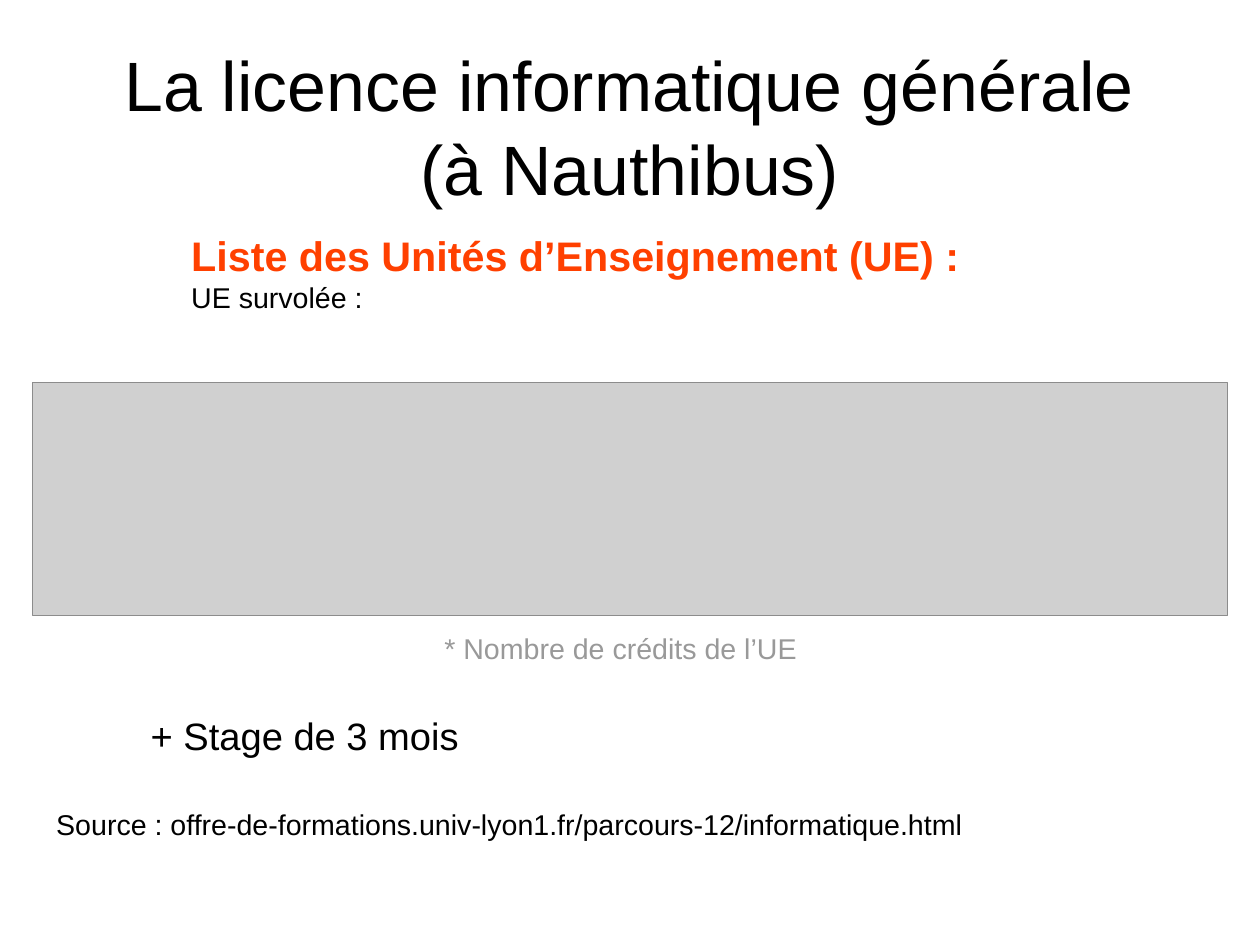
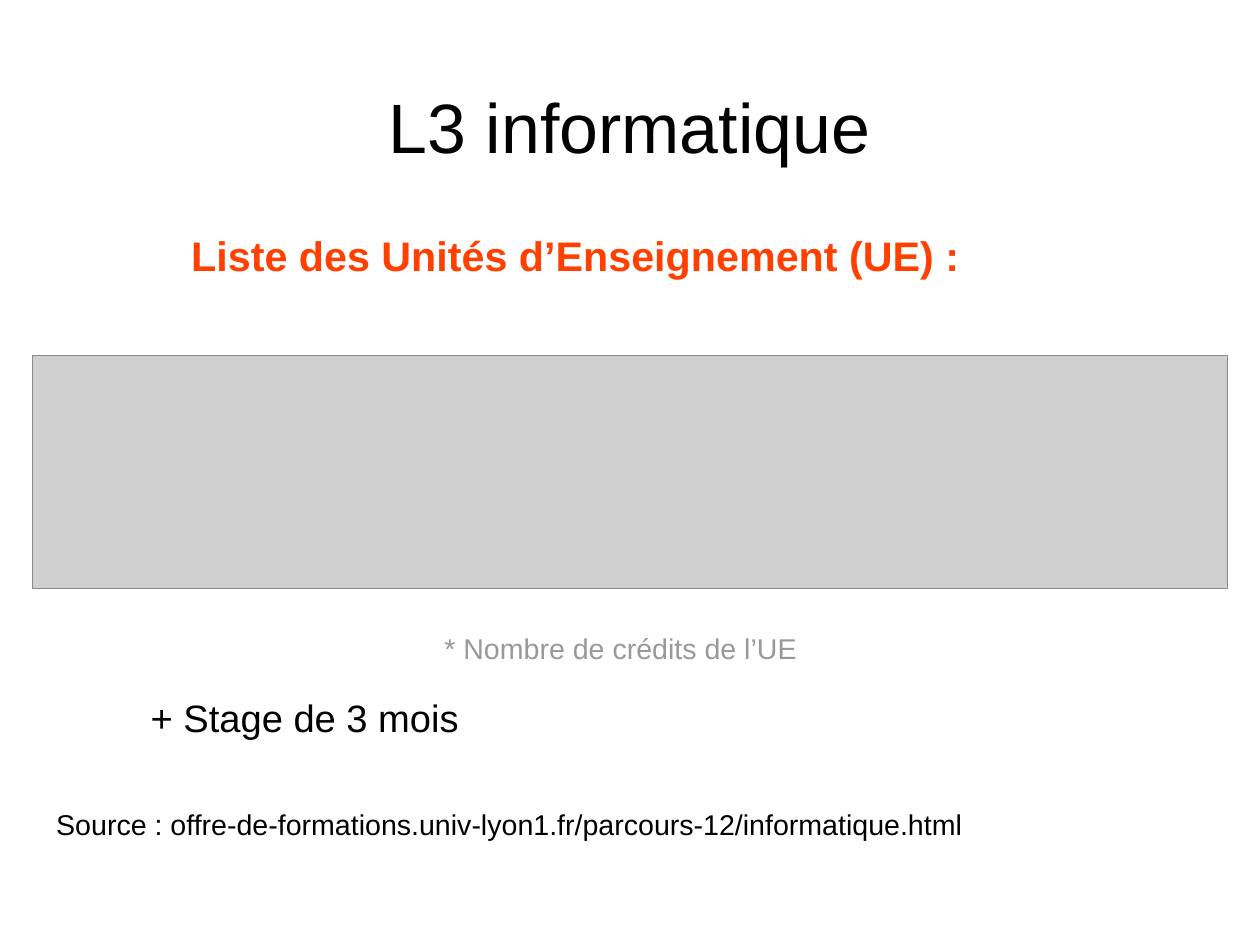
Before and after one commit to hana69200/Cours, a slide deck: slide 7 of S3/Com - PPP/PPP.odp (slide 6 before the commit). Drawn at 1260x945 pixels with LibreOffice and Linux fonts; fonts in the diff are those of the drawing; grey boxes stand for pictures. Boxes give left, top, right and bottom in pixels: in the first picture for what was removed or moved away, otherwise in the second. Text is boxed around its words. In the diff, an @@ line names an element or a change of style, - is before the commit and + after.

```diff
--- a/S3/Com - PPP/PPP.odp
+++ b/S3/Com - PPP/PPP.odp
@@ title at <box>389,102,870,166</box>: text changed @@
-La licence informatique générale
-(à Nauthibus)
+L3 informatique
@@ text at <box>191,287,347,309</box>: paragraph removed @@
-UE survolée :
@@ picture: place and size @@
-picture at <box>33,383,1228,616</box>
+picture at <box>33,356,1228,589</box>
@@ text "+ Stage de 3 mois": place and size @@
-text "+ Stage de 3 mois" at <box>183,722,458,758</box>
+text "+ Stage de 3 mois" at <box>183,704,458,740</box>
```
Also in this commit, not shown: 3 other slides changed, 4 slides added, 3 other files.
